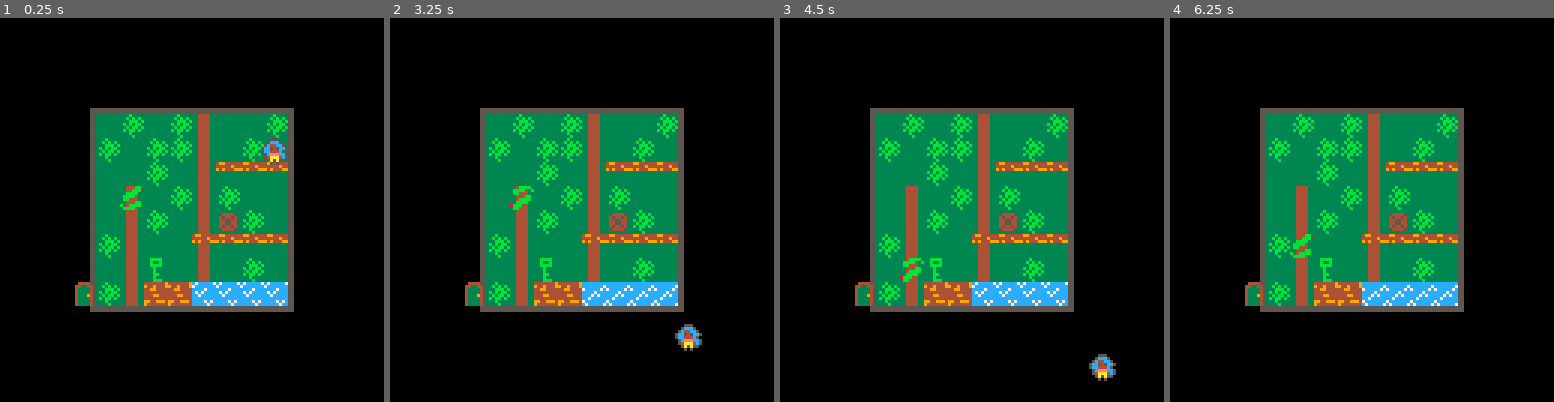
Above: before the commit, frames 1-4 (left to right).
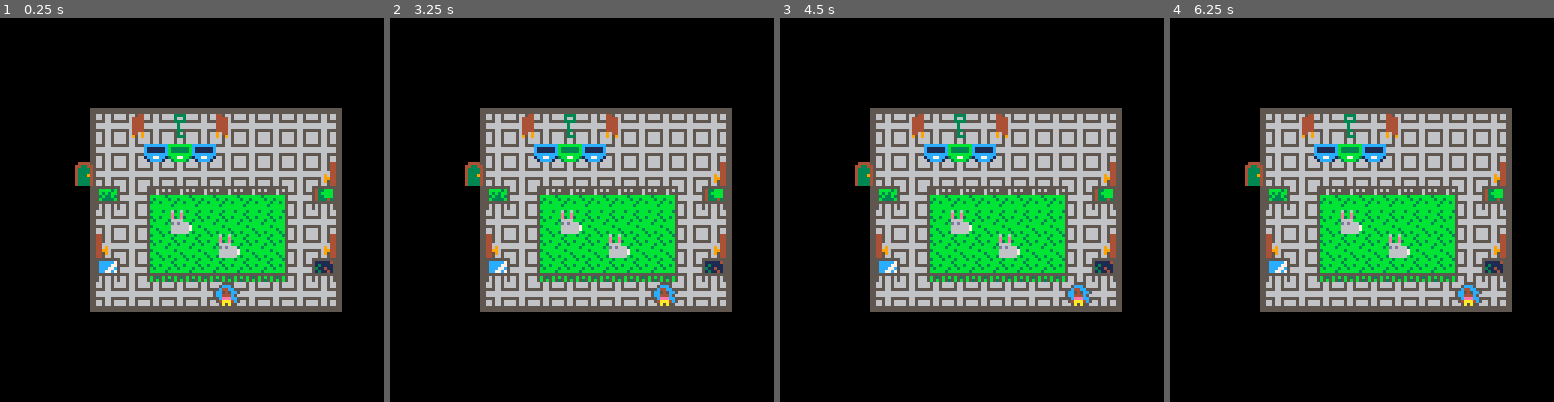
Above: after the commit, the same moments.

Repository: avalkyrie/zoo-game
Game: PICO-8 cartridge zoo.p8
The game is run twice, just before and just after one commit, with the same random seed, the same clock (stepped at 60 frames per second) and the same inputs.
Inputs:
- Up to frame 1 (0.25 s): no input
- Up to frame 2 (3.25 s): tap X (X key) at 0.33, 1.07, 1.85, 2.97 s; tap O (Z key) at 0.7, 1.7, 2.1, 2.5, 2.9 s; hold Right 1.6-2.1 s; hold Up 2.15-2.42 s; hold Right 2.47-3.03 s; hold Left from 3.08 s (still down)
- Up to frame 3 (4.5 s): tap O (Z key) at 3.3, 3.7, 4.1 s; release Left at 3.58 s; hold Down 3.63-3.97 s; hold Right from 4.02 s (still down); tap X (X key) at 4.08 s
- Up to frame 4 (6.25 s): tap O (Z key) every 0.4 s from 4.5 to 6.1 s; release Right at 4.68 s; hold Up 4.73-5.03 s; hold Left 5.08-5.68 s; tap X (X key) at 5.2 s; hold Down 5.73-6.03 s; hold Right from 6.08 s (still down)

The runs differ from the first frame. In frame 1, 31% of the frame differs, in the area x 19-90%, y 23-77%; in frame 2, 31%; in frame 3, 31%, in the area x 19-90%, y 23-95%; in frame 4, 31%.

Commit message:
Add hacks to make levels playable for a meetup demo.

Diff:
--- a/zoo.p8
+++ b/zoo.p8
@@ -3,7 +3,7 @@
 __lua__
 
 -- game state
-state={menu=1,lvl=3}
+state={menu=1,lvl=1}
 paused=0
 
 maprect = {} -- x, y, width, height, xdrawoffset, ydrawoffset
@@ -30,7 +30,7 @@
 	key2 = 243,
 
 	tank = 49,
-	bow = 50,
+	bow = 182,
 	bubble = 48,
 
 	rpenguin = 80,
@@ -47,6 +47,8 @@
 	fturtle = 101,
 	blturtle = 103,
 	flturtle = 102,
+
+	rabbit = 115,
 
 	usnake = 125,
 	dsnake = 126,
@@ -140,12 +142,12 @@
 		exit.x = 0
 		exit.y = 3
 		exit.sprite = index.cexit
-		aas(blocks, {198,3,2,199,4,2,200,5,2}) -- trash cans
+		aas(blocks, {198,3,2,199,4,2,198,5,2}) -- trash cans
 		aas(sprites, {192,1,7,193,1,4,194,10,7,195,10,4}) -- signs
 		aas(sprites, {197,1,6,196,10,3,196,10,6}) -- static doors
 		aas(sprites, {201,2,1,202,6,1})
 		sprites[4][1] = index.key
-		aa(animals, index.usnake, {4,5,6,6})
+		aa(animals, index.rabbit, {4,5,6,6})
 	elseif (state.lvl == 2) then
 		-- zoo 2
 		maprect = {14, 24, 10, 8, 3, 3}
@@ -156,7 +158,7 @@
 		exit.sprite = index.cexit
 
 		aa(blocks, index.block, {8,6,2,4,1,5,3,5,2,6,5,1,5,3,4,1,4,2,3,1})
-		aa(animals, index.usnake, {7,7,9,8})
+		aa(animals, index.rabbit, {7,7,9,8})
 		aa(animals, index.whale, {8,3})
 
 		sprites[5][2] = index.bubble
@@ -174,7 +176,7 @@
 		sprites[3][7] = index.key2
 		blocks[6][5] = index.block
 		animals[2][4] = index.usnake
-	elseif (state.lvl == 4) then
+	elseif (state.lvl == 10) then
 		-- aviary 2
 		maprect = {8, 8, 16, 8, 0, 4}
 		player.isvertical = true
@@ -186,7 +188,7 @@
 		aas(sprites, {index.yenest,2,2,index.benest,15,2,index.penest,7,7})
 		aas(animals, {index.pbird2,4,3,index.bbird2,13,6,index.usnake,2,8})
 		aa(blocks, index.block, {2,5,11,3,14,3})
-	elseif (state.lvl == 5) then
+	elseif (state.lvl == 4) then
 		-- ocean 1
 		maprect = {0, 16, 8, 8, 4, 4}
         player.x = 1
@@ -195,10 +197,13 @@
 		exit.y = 0
 		exit.sprite = index.cexit
 	    sprites[8][8] = index.key
-		aa(animals, index.jelly1, {1,1,6,6})
-        aas(animals, {index.jelly2,1,2,index.ujelly1,2,1,index.fturtle,6,3,index.bturtle,5,3})
+		--aa(animals, index.jelly1, {1,1,6,6})
+		aa(animals, index.jelly1, {6,6})
+		aas(animals, {index.fturtle,6,3,index.bturtle,5,3})
+
+        --aas(animals, {index.jelly2,1,2,index.ujelly1,2,1,index.fturtle,6,3,index.bturtle,5,3})
 		aa(sprites, index.tank, {3,3,7,4,3,8,8,7})
-	elseif (state.lvl == 6) then
+	elseif (state.lvl == 5) then
 		-- ice 1
 		maprect = {0, 0, 8, 8, 4, 4}
         player.x = 4
@@ -208,7 +213,7 @@
 		exit.sprite = index.cexit
 		sprites[7][4] = index.key
 		aa(animals, index.dpenguin, {3,1,4,1,5,1})
-	elseif (state.lvl == 7) then
+	elseif (state.lvl == 6) then
 		-- ice 2
 		maprect = {8, 0, 9, 8, 4, 4}
         player.x = 1
@@ -336,7 +341,7 @@
 		blkmsg = "reached exit!"
 
 		state.lvl += 1
-		if (state.lvl == 5) state.lvl = 1
+		--if (state.lvl == 5) state.lvl = 1
 		_init()
 	end
 
@@ -377,6 +382,9 @@
 
 function draw_level()
 	cls()
+
+	-- draw extra blocks if over ice
+
 
 	-- draw map
 	local ox = maprect[5]*gridsize
@@ -384,8 +392,22 @@
 	local wp = maprect[3]*gridsize
 	local hp = maprect[4]*gridsize
 	local w = 2
+	if (player.isvertical) hp += gridsize
 	rectfill(ox-w, oy-w, ox+wp+w-1, oy+hp+w-1, 5)
-	map(maprect[1], maprect[2], ox, oy, maprect[3], maprect[4])
+
+	if (player.isvertical) then
+		for i=1,maprect[3] do
+			sprgrid(3, i, maprect[4]+1)
+			msetspr(3, i, maprect[4]+1)
+		end
+
+		map(maprect[1], maprect[2], ox, oy, maprect[3], maprect[4])
+	else
+		map(maprect[1], maprect[2], ox, oy, maprect[3], maprect[4])
+	end
+
+
+
 
 	-- draw ice sheen
 	drawice()
@@ -613,13 +635,28 @@
 	return false
 end
 
+function canpickup(x, y)
+	if (x <= 0 or y <= 0) return nil
+
+	local s = sprites[x][y]
+
+	if (s == index.key or s == index.key2) return true
+	if (s == index.tank) return true
+	if (s == index.bubble) return true
+	if (s == index.bow) return true
+
+	return false
+end
+
 function pickup(x, y)
 	if (x <= 0 or y <= 0) return nil
 
 	local s = sprites[x][y]
-	sprites[x][y] = nil
-
-	-- open the exit door
+
+	if (canpickup(x,y)) then
+		sprites[x][y] = nil
+	end
+
 	if (s == index.key or s == index.key2) then
 		exit.sprite = index.oexit
 	end
@@ -713,6 +750,7 @@
 
 	if (animals[x][y]) return false
 	if (blocks[x][y]) return true
+	if (sprites[x][y] and canpickup(x, y) == false) return false
 	if (band(flags, fwalkable) > 0) return true
 	if (band(flags, fwater) > 0) return true
 	if (band(flags, fice) > 0) return true
@@ -1016,8 +1054,8 @@
 
 
 __gff__
-00434380008100000000000000000000008181800000000000000000000000000505050505000000000101018080000000000000000000000000808001000000002a8b180000000000000000000000000000000000000000000000000000000000ef000000000000000000000000000000000000000000000000000000404000
-0000000000000000000000000000000000000000000000000000000000000000000000000000000000000000000000000000000000000000000000000000000000000000000000000000000000000000000000000000000000000000000000000000000100000000000000000000000000000000000000000000000000000000
+00434380008100000000000000000000008181800000010000000000000000000505050505000000000101018080000000000000000000000000808001800000002a8b180000000000000000000000000000000000000000000000000000000000ef000000000000000000000000000000000000000000000000000000404000
+000000000000000000000000000000000000000000000000000000000000000000000000000000000000000000002a0000000000000000ef000000000000000000000000000000000000000000000000000000000000000000000000000000000000000100000000000000000000000000000000000000000000000000000000
 __map__
 20202020202020202d20202020202029000a0a0a000a0a0a0a0a0a0a00000000000000000000000000000000000000000000000000000000000000000000000000000000000000000000000000000000000000000000000000000000000000000000000000000000000000000000000000000000000000000000000000000000
 2020202020202020202020202020202900000000000a0a0a0a0a0a0a00000000000000000000000000000000000000000000000000000000000000000000000000000000000000000000000000000000000000000000000000000000000000000000000000000000000000000000000000000000000000000000000000000000
@@ -1025,29 +1063,29 @@
 2d2d2020202d2020202020202020202900000000000000000000000000000000000000000000000000000000000000000000000000000000000000000000000000000000000000000000000000000000000000000000000000000000000000000000000000000000000000000000000000000000000000000000000000000000
 2d2d2020202d20202d2d02020102020200000000000000000000000000000000000000000000000000000000000000000000000000000000000000000000000000000000000000000000000000000000000000000000000000000000000000000000000000000000000000000000000000000000000000000000000000000000
 2c2c2020202d20200201020102020102000a0a0a0a0a00000000000000000000000000000000000000000000000000000000000000000000000000000000000000000000000000000000000000000000000000000000000000000000000000000000000000000000000000000000000000000000000000000000000000000000
-20202020202c2020010201010101010100000000000000000000000000000000000000000000000000000000000000000000000000000000000000000000000000000000000000000000000000000000000000000000000000000000000000000000000000000000000000000000000000000000000000000000000000000000
-202020202020202002010101020102010000000000000a0a0a0a0a0a00000000000000000000000000000000000000000000000000000000000000000000000000000000000000000000000000000000000000000000000000000000000000000000000000000000000000000000000000000000000000000000000000000000
+20202020202c2020292929292929292900000000000000000000000000000000000000000000000000000000000000000000000000000000000000000000000000000000000000000000000000000000000000000000000000000000000000000000000000000000000000000000000000000000000000000000000000000000
+202020202020202029292929292929290000000000000a0a0a0a0a0a00000000000000000000000000000000000000000000000000000000000000000000000000000000000000000000000000000000000000000000000000000000000000000000000000000000000000000000000000000000000000000000000000000000
 1014101412101014101014141410101012101012101010100000000000000000000000000000000000000000000000000000000000000000000000000000000000000000000000000000000000000000000000000000000000000000000000000000000000000000000000000000000000000000000000000000000000000000
 1410141412101410101010141414101012101012101010100000000000000000000000000000000000000000000000000000000000000000000000000000000000000000000000000000000000000000000000000000000000000000000000000000000000000000000000000000000000000000000000000000000000000000
 1010141012131313141210141410141012101010101012140000000000000000000000000000000000000000000000000000000000000000000000000000000000000000000000000000000000000000000000000000000000000000000000000000000000000000000000000000000000000000000000000000000000000000
 1012101412141010101214121414101012101313131311130000000000000000000000000000000000000000000000000000000000000000000000000000000000000000000000000000000000000000000000000000000000000000000000000000000000000000000000000000000000000000000000000000000000000000
 1012141012101410101210121414141012101010101012140000000000000000000000000000000000000000000000000000000000000000000000000000000000000000000000000000000000000000000000000000000000000000000000000000000000000000000000000000000000000000000000000000000000000000
 1412101011131313131113121014101012141010101012100000000000000000000000000000000000000000000000000000000000000000000000000000000000000000000000000000000000000000000000000000000000000000000000000000000000000000000000000000000000000000000000000000000000000000
-1012101012101410141210121410101012101410121412100000000000000000000000000000000000000000000000000000000000000000000000000000000000000000000000000000000000000000000000000000000000000000000000000000000000000000000000000000000000000000000000000000000000000000
-1412030301010101101214121014121010141010121012100000000000000000000000000000000000000000000000000000000000000000000000000000000000000000000000000000000000000000000000000000000000000000000000000000000000000000000000000000000000000000000000000000000000000000
-2929030303030303000000000000000000000000000000000000000000000000000000000000000000000000000000000000000000000000000000000000000000000000000000000000000000000000000000000000000000000000000000000000000000000000000000000000000000000000000000000000000000000000
-29292929292b2b2a000000000000000000000000000000000000000000000000000000000000000000000000000000000000000000000000000000000000000000000000000000000000000000000000000000000000000000000000000000000000000000000000000000000000000000000000000000000000000000000000
-0303292929292b2b000000000000000000000000000000000000000000000000000000000000000000000000000000000000000000000000000000000000000000000000000000000000000000000000000000000000000000000000000000000000000000000000000000000000000000000000000000000000000000000000
-032b2929292b292b000000000000000000000000000000000000000000000000000000000000000000000000000000000000000000000000000000000000000000000000000000000000000000000000000000000000000000000000000000000000000000000000000000000000000000000000000000000000000000000000
-2a2929292929292b000000000000000000000000000000000000000000000000000000000000000000000000000000000000000000000000000000000000000000000000000000000000000000000000000000000000000000000000000000000000000000000000000000000000000000000000000000000000000000000000
-2929292929292b29000000000000000000000000000000000000000000000000000000000000000000000000000000000000000000000000000000000000000000000000000000000000000000000000000000000000000000000000000000000000000000000000000000000000000000000000000000000000000000000000
-2b2b29292929292b000000000000000000000000000000000000000000000000000000000000000000000000000000000000000000000000000000000000000000000000000000000000000000000000000000000000000000000000000000000000000000000000000000000000000000000000000000000000000000000000
-2b2b292a292b2b2b000000000000000000000000000000000000000000000000000000000000000000000000000000000000000000000000000000000000000000000000000000000000000000000000000000000000000000000000000000000000000000000000000000000000000000000000000000000000000000000000
-0505050505050505050500000000050505050501010101010000000000000000000000000000000000000000000000000000000000000000000000000000000000000000000000000000000000000000000000000000000000000000000000000000000000000000000000000000000000000000000000000000000000000000
-0505050505050505050500000000050505050501010101010000000000000000000000000000000000000000000000000000000000000000000000000000000000000000000000000000000000000000000000000000000000000000000000000000000000000000000000000000000000000000000000000000000000000000
-0505050505050505050500000000050505050501010101010000000000000000000000000000000000000000000000000000000000000000000000000000000000000000000000000000000000000000000000000000000000000000000000000000000000000000000000000000000000000000000000000000000000000000
-05052d2d2d2d2d2d050500000000202020050505050505050000000000000000000000000000000000000000000000000000000000000000000000000000000000000000000000000000000000000000000000000000000000000000000000000000000000000000000000000000000000000000000000000000000000000000
-05052d050505052d050500000000202020050505050505050000000000000000000000000000000000000000000000000000000000000000000000000000000000000000000000000000000000000000000000000000000000000000000000000000000000000000000000000000000000000000000000000000000000000000
-05052d050505052d05050000000020202005052d2d052d2d0000000000000000000000000000000000000000000000000000000000000000000000000000000000000000000000000000000000000000000000000000000000000000000000000000000000000000000000000000000000000000000000000000000000000000
-05052d2d2d2d2d2d05050000000020202005052d0501052d0000000000000000000000000000000000000000000000000000000000000000000000000000000000000000000000000000000000000000000000000000000000000000000000000000000000000000000000000000000000000000000000000000000000000000
-050505050505050505050000000020202005052d0501052d0000000000000000000000000000000000000000000000000000000000000000000000000000000000000000000000000000000000000000000000000000000000000000000000000000000000000000000000000000000000000000000000000000000000000000
+1012101012101410141210121410101012101410121412100000000000000000000020202020202020202000000000000000000000000000000000000000000000000000000000000000000000000000000000000000000000000000000000000000000000000000000000000000000000000000000000000000000000000000
+14120303010101011012141210141210101410101210121000000000e1000000000020202020202020202000000000000000000000000000000000000000000000000000000000000000000000000000000000000000000000000000000000000000000000000000000000000000000000000000000000000000000000000000
+2929030303030303000000000000000000000000000000002a2b293159312b9f9f0020202020202020202000000000000000000000000000000000000000000000000000000000000000000000000000000000000000000000000000000000000000000000000000000000000000000000000000000000000000000000000000
+29292929292b2b2a000000000000000000000000000000002a2a2929292b2b318d0020202020202020202000000000000000000000000000000000000000000000000000000000000000000000000000000000000000000000000000000000000000000000000000000000000000000000000000000000000000000000000000
+0303292929292b2b000000000000000000000000000000002b29296a6a8d292b290020202020202020202000000000000000000000000000000000000000000000000000000000000000000000000000000000000000000000000000000000000000000000000000000000000000000000000000000000000000000000000000
+032b2929292b292b000000000000000000000000000000003129646529302929290020202020202020202000000000000000000000000000000000000000000000000000000000000000000000000000000000000000000000000000000000000000000000000000000000000000000000000000000000000000000000000000
+2a2929292929292b00000000000000000000000000000000292b2931292929292a0020202020202020202000000000000000000000000000000000000000000000000000000000000000000000000000000000000000000000000000000000000000000000000000000000000000000000000000000000000000000000000000
+2929292929292b290000000000000000000000000000000029292b29296a6a29290020202020202020202000000000000000000000000000000000000000000000000000000000000000000000000000000000000000000000000000000000000000000000000000000000000000000000000000000000000000000000000000
+2b2b29292929292b0000000000000000000000000000000029292966678d312b2b0020202020202020202000000000000000000000000000000000000000000000000000000000000000000000000000000000000000000000000000000000000000000000000000000000000000000000000000000000000000000000000000
+2b2b292a292b2b2b000000000000000000000000000000002a293129299f9f2b290020202020202020202000000000000000000000000000000000000000000000000000000000000000000000000000000000000000000000000000000000000000000000000000000000000000000000000000000000000000000000000000
+0505050505050505050500000000050505050501010101012b2b292929298d29300020202020202020202000000000000000000000000000000000000000000000000000000000000000000000000000000000000000000000000000000000000000000000000000000000000000000000000000000000000000000000000000
+0505050505050505050500000000050505050501010101013129292931292929290020202020202020202000000000000000000000000000000000000000000000000000000000000000000000000000000000000000000000000000000000000000000000000000000000000000000000000000000000000000000000000000
+0505050505050505050500000000050505050501010101012929302b2929292a290020202020202020202000000000000000000000000000000000000000000000000000000000000000000000000000000000000000000000000000000000000000000000000000000000000000000000000000000000000000000000000000
+0505180707070715050500000000202020050505050505050000000000000000000020202020202020202000000000000000000000000000000000000000000000000000000000000000000000000000000000000000000000000000000000000000000000000000000000000000000000000000000000000000000000000000
+0505251616161626050500000000202020050505050505050000000000000000000020202020202020202000000000000000000000000000000000000000000000000000000000000000000000000000000000000000000000000000000000000000000000000000000000000000000000000000000000000000000000000000
+0505251616161626050500000000202020050518070507150000000000000000000020202020202020202000000000000000000000000000000000000000000000000000000000000000000000000000000000000000000000000000000000000000000000000000000000000000000000000000000000000000000000000000
+0505170606060608050500000000202020050525160116260000000000000000000020202020202020202000000000000000000000000000000000000000000000000000000000000000000000000000000000000000000000000000000000000000000000000000000000000000000000000000000000000000000000000000
+0505050505050505050500000000202020050525160116260000000000000000000000000000000000000000000000000000000000000000000000000000000000000000000000000000000000000000000000000000000000000000000000000000000000000000000000000000000000000000000000000000000000000000
Not shown, changed: 95 lines of the sprite sheet (__gfx__) section of zoo.p8
